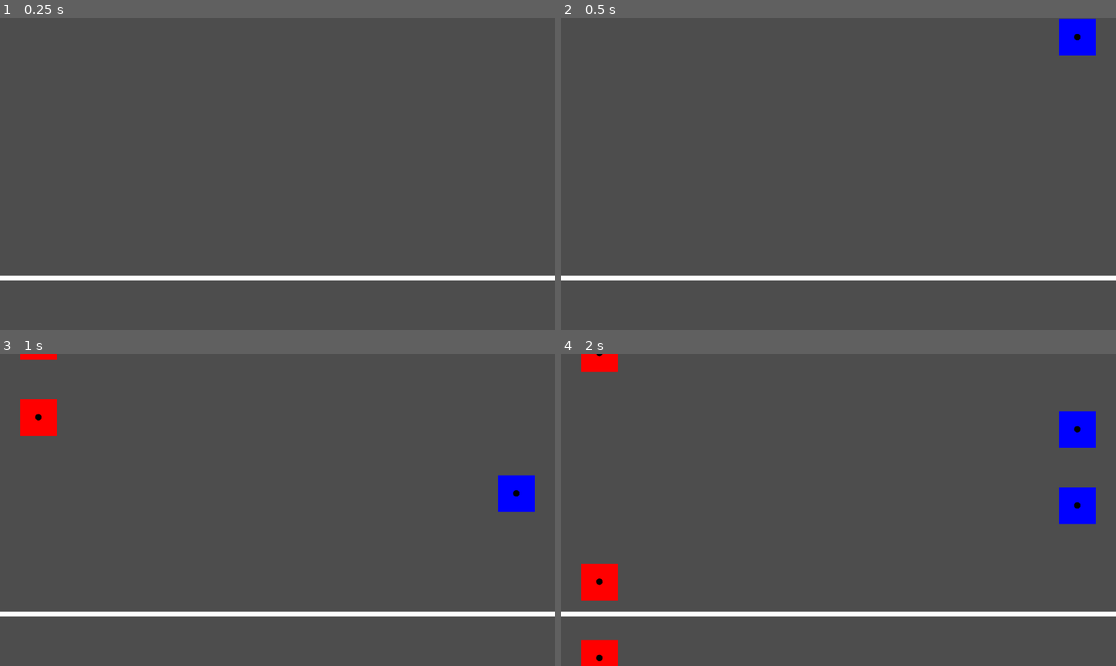
Above: before the commit, frames 1-4 (two rows, left to right).
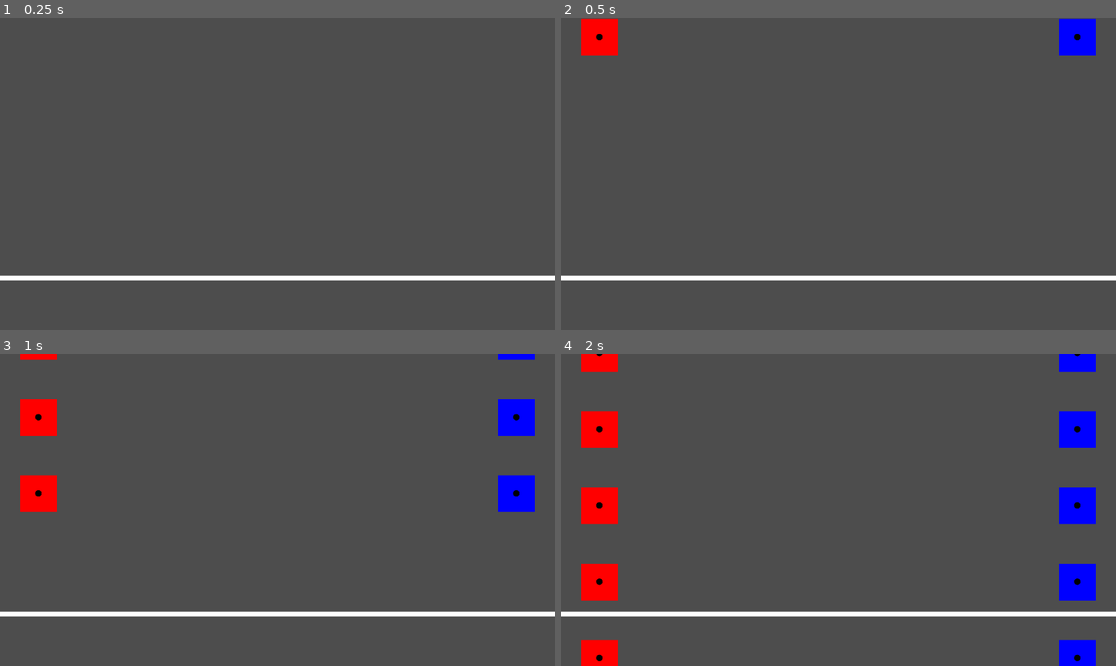
Above: after the commit, the same moments.

Repository: thechonkpotato/jittaclick
Game: Godot game, scene res://main.tscn
Two runs of this game, one before a commit and one after it. Both use one fixed random seed, a clock stepped at 60 frames per second and the inputs below.
Inputs:
- Up to frame 1 (0.25 s): no input
- Up to frame 2 (0.5 s): no input
- Up to frame 3 (1 s): hold Right (right) from 0.53 s (still down)
- Up to frame 4 (2 s): release Right (right) at 1.28 s; hold Left (left) from 1.28 s (still down)

Frame 1 is identical in both runs. In frame 2, 0.8% of the frame differs, in the area x 3-11%, y 0-13%; in frame 3, 1.7%; in frame 4, 3.3%, in the area x 3-97%, y 0-100%.

Commit message:
chore: Make block meta more explicit
Swap generic list for explicit dictionary

Diff:
--- a/box.gd
+++ b/box.gd
@@ -14,13 +14,11 @@
 	width = $CollisionShape2D.shape.size.y * global_scale.y
 	height = $CollisionShape2D.shape.size.y * global_scale.y
 
-	if randf() < 0.5:
+	if get_meta('side') == 'left':
 		global_position.x = padding
-		set_meta('side', 'left')
 		modulate = Color.RED
 	else:
 		global_position.x = x_range - padding
-		set_meta('side', 'right')
 		modulate = Color.BLUE
 
 	global_position.y = -height
--- a/input_manager.gd
+++ b/input_manager.gd
@@ -6,7 +6,7 @@
 var bpm: float = 100
 
 const block_scene: PackedScene = preload('res://box.tscn')
-var blocks: Array[Array] = []
+var blocks: Array[Dictionary] = []
 @onready var block_threshold = $Line2D.points[0].y
 
 var left_points := 0
@@ -31,26 +31,32 @@
 func _on_timer_timeout():
 	#$Sound/GoodHit.play()
 	var block: Area2D = block_scene.instantiate()
+	block.set_meta('side', 'left')
 	block_cluster.add_child(block)
 	add_block(block)
+
+	var block1: Area2D = block_scene.instantiate()
+	block1.set_meta('side', 'right')
+	block_cluster.add_child(block1)
+	add_block(block1)
 
 	$Timer.start()
 
 func add_block(block: Node2D):
 	blocks.append(
-		[block, block.get_meta('side')]
+		{'block': block, 'side': block.get_meta('side')}
 	)
 
 func remove_block(block: Node2D):
 	blocks.erase(
-		[block, block.get_meta('side')]
+		{'block': block, 'side': block.get_meta('side')}
 	)
 	block.queue_free()
 
 func test_for_blocks(input_side: String):
 	for datapiece in blocks:
-		var block = datapiece[0]
-		var side = datapiece[1]
+		var block = datapiece.block; print(block)
+		var side = datapiece.side; print(side)
 		if side == input_side and (block.position.y + block.height) >= block_threshold:
 			print(absf(block.centered_gpos().y - block_threshold))
 			remove_block(block)
--- a/main.tscn
+++ b/main.tscn
@@ -19,7 +19,7 @@
 
 [node name="LaMusica" type="AudioStreamPlayer2D" parent="Sound" unique_id=92006644]
 stream = ExtResource("2_0xm2m")
-volume_db = -16.223
+volume_db = -3.862
 autoplay = true
 
 [node name="GoodHit" type="AudioStreamPlayer2D" parent="Sound" unique_id=879688335]
